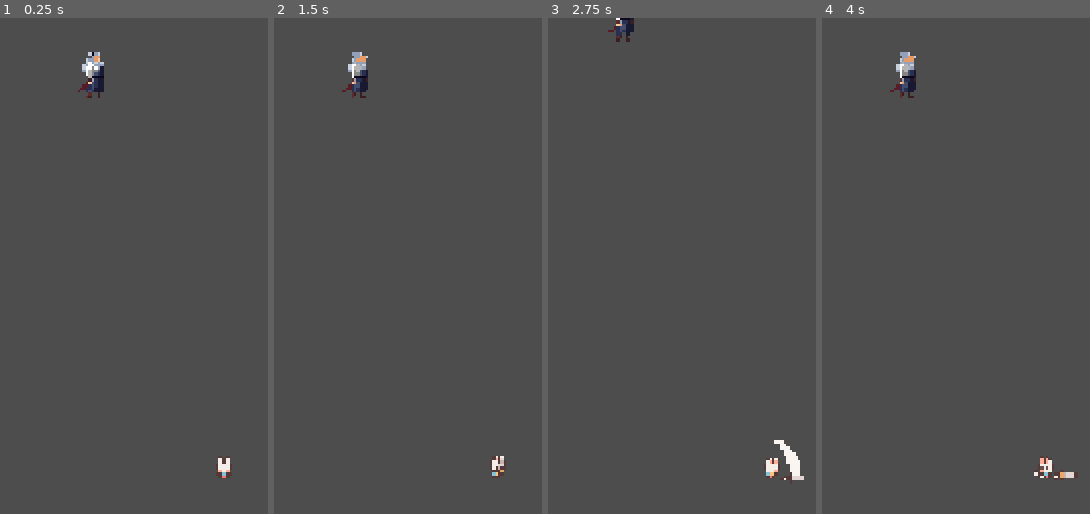
Above: before the commit, frames 1-4 (left to right).
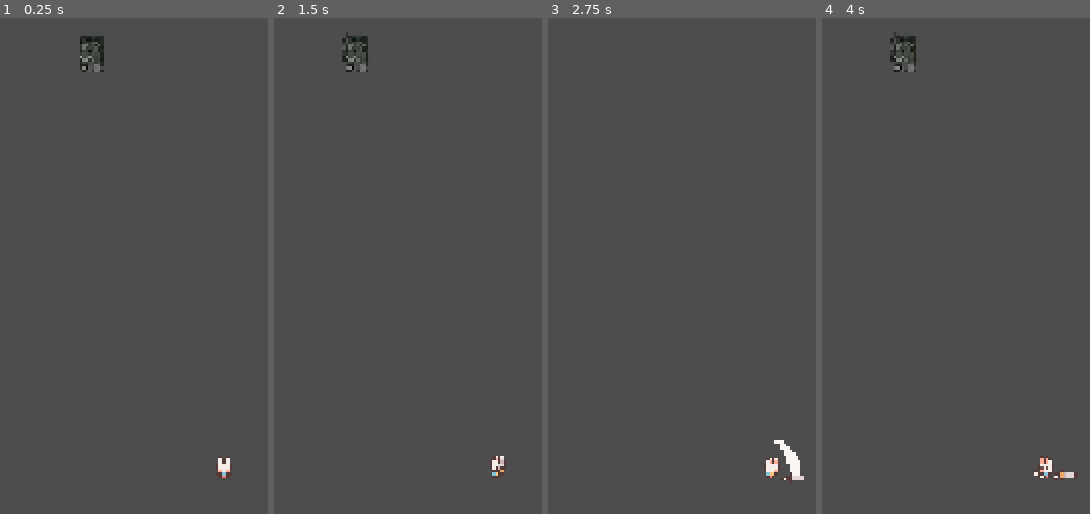
Above: after the commit, the same moments.

Repository: ved0618/MMORPG-Prototype
Game: Godot game, scene res://Scenes/world.tscn
The game is run twice, just before and just after one commit, with the same random seed, the same clock (stepped at 60 frames per second) and the same inputs. This scene is started directly instead of the project's main scene.
Inputs (mouse positions are in pixels of both pictures, inside the frame that each line leads up to):
- Up to frame 1 (0.25 s): no input
- Up to frame 2 (1.5 s): tap Enter at 0.5 s; move the mouse to (outside the picture) at 0.52 s; hold D (move_right) 0.53-1.28 s; click (outside the picture) at 0.6 s; tap Space at 1.25 s; move the mouse to (outside the picture) at 1.27 s; hold S (move_down) from 1.28 s (still down); click (outside the picture) at 1.35 s
- Up to frame 3 (2.75 s): move the mouse to (outside the picture) at 2.02 s; release S (move_down) at 2.03 s; hold D (move_right) from 2.03 s (still down); click (outside the picture) at 2.1 s
- Up to frame 4 (4 s): tap Enter at 2.75 s; move the mouse to (outside the picture) at 2.77 s; release D (move_right) at 2.78 s; hold W (move_up) 2.78-3.53 s; click (outside the picture) at 2.85 s; move the mouse to (outside the picture) at 3.52 s; hold A (move_left) from 3.53 s (still down); click (outside the picture) at 3.6 s

The runs differ from the first frame. In frame 1, 0.8% of the frame differs, in the area x 29-39%, y 3-17%; in frame 2, 0.8%; in frame 3, 0.3%; in frame 4, 0.8%.

Commit message:
i dont know but something isnt committed and im scared to keep it as it is

Diff:
--- /dev/null
+++ b/Scenes/enemy.tscn
@@ -0,0 +1,102 @@
+[gd_scene format=3 uid="uid://yvomw6grvpwm"]
+
+[ext_resource type="Script" uid="uid://2w6ikcjcoxue" path="res://Scenes/enemy.gd" id="1_287tu"]
+[ext_resource type="Texture2D" uid="uid://b2nehortfhqv0" path="res://Assets/Sprites/enemy/wolf_fandbwalk.png" id="2_287tu"]
+[ext_resource type="Script" uid="uid://u7uecna5gvul" path="res://Scenes/hurt_box.gd" id="3_ghaa6"]
+[ext_resource type="Script" uid="uid://dnf5g46hf8s46" path="res://Scenes/health.gd" id="4_1dp5w"]
+
+[sub_resource type="AtlasTexture" id="AtlasTexture_0830c"]
+atlas = ExtResource("2_287tu")
+region = Rect2(31, 3, 31, 31)
+
+[sub_resource type="AtlasTexture" id="AtlasTexture_ghaa6"]
+atlas = ExtResource("2_287tu")
+region = Rect2(31, 37, 31, 31)
+
+[sub_resource type="AtlasTexture" id="AtlasTexture_1dp5w"]
+atlas = ExtResource("2_287tu")
+region = Rect2(31, 71, 31, 31)
+
+[sub_resource type="AtlasTexture" id="AtlasTexture_auwsv"]
+atlas = ExtResource("2_287tu")
+region = Rect2(31, 105, 31, 31)
+
+[sub_resource type="AtlasTexture" id="AtlasTexture_8uf12"]
+atlas = ExtResource("2_287tu")
+region = Rect2(0, 0, 31, 34)
+
+[sub_resource type="AtlasTexture" id="AtlasTexture_po0sg"]
+atlas = ExtResource("2_287tu")
+region = Rect2(0, 34, 31, 34)
+
+[sub_resource type="AtlasTexture" id="AtlasTexture_haro7"]
+atlas = ExtResource("2_287tu")
+region = Rect2(0, 68, 31, 34)
+
+[sub_resource type="AtlasTexture" id="AtlasTexture_56vhr"]
+atlas = ExtResource("2_287tu")
+region = Rect2(0, 102, 31, 34)
+
+[sub_resource type="SpriteFrames" id="SpriteFrames_ijk27"]
+animations = [{
+"frames": [{
+"duration": 1.0,
+"texture": SubResource("AtlasTexture_0830c")
+}, {
+"duration": 1.0,
+"texture": SubResource("AtlasTexture_ghaa6")
+}, {
+"duration": 1.0,
+"texture": SubResource("AtlasTexture_1dp5w")
+}, {
+"duration": 1.0,
+"texture": SubResource("AtlasTexture_auwsv")
+}],
+"loop": 1,
+"name": &"b_walk",
+"speed": 5.0
+}, {
+"frames": [{
+"duration": 1.0,
+"texture": SubResource("AtlasTexture_8uf12")
+}, {
+"duration": 1.0,
+"texture": SubResource("AtlasTexture_po0sg")
+}, {
+"duration": 1.0,
+"texture": SubResource("AtlasTexture_haro7")
+}, {
+"duration": 1.0,
+"texture": SubResource("AtlasTexture_56vhr")
+}],
+"loop": 1,
+"name": &"f_walk",
+"speed": 5.0
+}]
+
+[sub_resource type="CapsuleShape2D" id="CapsuleShape2D_5a7ea"]
+
+[sub_resource type="RectangleShape2D" id="RectangleShape2D_8j60k"]
+
+[node name="Enemy" type="CharacterBody2D" unique_id=1540470422]
+script = ExtResource("1_287tu")
+
+[node name="AnimatedSprite2D" type="AnimatedSprite2D" parent="." unique_id=168252442]
+position = Vector2(-2, -16)
+sprite_frames = SubResource("SpriteFrames_ijk27")
+animation = &"b_walk"
+frame_progress = 0.04515138
+
+[node name="CollisionShape2D" type="CollisionShape2D" parent="." unique_id=1452100587]
+position = Vector2(-3, -16)
+shape = SubResource("CapsuleShape2D_5a7ea")
+
+[node name="HurtBox(Area2D)" type="Area2D" parent="." unique_id=1697679482]
+script = ExtResource("3_ghaa6")
+
+[node name="CollisionShape2D" type="CollisionShape2D" parent="HurtBox(Area2D)" unique_id=1411940675]
+position = Vector2(-3, -14)
+shape = SubResource("RectangleShape2D_8j60k")
+
+[node name="Health(Node)" type="Node" parent="." unique_id=2084881863]
+script = ExtResource("4_1dp5w")
--- a/Scenes/world.gd
+++ b/Scenes/world.gd
@@ -10,11 +10,6 @@
 
 
 func _ready() -> void:
-	print("=== WORLD READY ===")
-	print("Is Server: ", multiplayer.is_server())
-	print("My Peer ID: ", multiplayer.get_unique_id())
-	print("===================")
-
 	player_spawner.spawn_function = _spawn_custom_player
 
 	multiplayer.peer_connected.connect(_peer_connected)
--- a/Scenes/world.tscn
+++ b/Scenes/world.tscn
@@ -2,93 +2,8 @@
 
 [ext_resource type="Script" uid="uid://dv4y544h6e7yj" path="res://Scenes/world.gd" id="1_fo5ed"]
 [ext_resource type="PackedScene" uid="uid://bnre5t3yih46x" path="res://Scenes/map_01.tscn" id="2_o06y3"]
-[ext_resource type="Script" uid="uid://u7uecna5gvul" path="res://Scenes/hurt_box.gd" id="3_5a7ea"]
-[ext_resource type="Script" uid="uid://2w6ikcjcoxue" path="res://Scenes/enemy.gd" id="3_8j60k"]
 [ext_resource type="PackedScene" uid="uid://0xouawn5xdtj" path="res://Scenes/map_02.tscn" id="3_k7acu"]
-[ext_resource type="Texture2D" uid="uid://3t0sydvufqre" path="res://Assets/Sprites/Player/FREE_Samurai 2D Pixel Art v1.2/Sprites/IDLE.png" id="4_fo5ed"]
-[ext_resource type="Script" uid="uid://dnf5g46hf8s46" path="res://Scenes/health.gd" id="6_5ukr8"]
-
-[sub_resource type="AtlasTexture" id="AtlasTexture_5ukr8"]
-atlas = ExtResource("4_fo5ed")
-region = Rect2(0, 0, 96, 96)
-
-[sub_resource type="AtlasTexture" id="AtlasTexture_o06y3"]
-atlas = ExtResource("4_fo5ed")
-region = Rect2(96, 0, 96, 96)
-
-[sub_resource type="AtlasTexture" id="AtlasTexture_k7acu"]
-atlas = ExtResource("4_fo5ed")
-region = Rect2(192, 0, 96, 96)
-
-[sub_resource type="AtlasTexture" id="AtlasTexture_5v1tr"]
-atlas = ExtResource("4_fo5ed")
-region = Rect2(288, 0, 96, 96)
-
-[sub_resource type="AtlasTexture" id="AtlasTexture_0fj1v"]
-atlas = ExtResource("4_fo5ed")
-region = Rect2(384, 0, 96, 96)
-
-[sub_resource type="AtlasTexture" id="AtlasTexture_ikia7"]
-atlas = ExtResource("4_fo5ed")
-region = Rect2(480, 0, 96, 96)
-
-[sub_resource type="AtlasTexture" id="AtlasTexture_7yui6"]
-atlas = ExtResource("4_fo5ed")
-region = Rect2(576, 0, 96, 96)
-
-[sub_resource type="AtlasTexture" id="AtlasTexture_c5t2i"]
-atlas = ExtResource("4_fo5ed")
-region = Rect2(672, 0, 96, 96)
-
-[sub_resource type="AtlasTexture" id="AtlasTexture_e0ngr"]
-atlas = ExtResource("4_fo5ed")
-region = Rect2(768, 0, 96, 96)
-
-[sub_resource type="AtlasTexture" id="AtlasTexture_kn0ld"]
-atlas = ExtResource("4_fo5ed")
-region = Rect2(864, 0, 96, 96)
-
-[sub_resource type="SpriteFrames" id="SpriteFrames_ijk27"]
-animations = [{
-"frames": [{
-"duration": 1.0,
-"texture": SubResource("AtlasTexture_5ukr8")
-}, {
-"duration": 1.0,
-"texture": SubResource("AtlasTexture_o06y3")
-}, {
-"duration": 1.0,
-"texture": SubResource("AtlasTexture_k7acu")
-}, {
-"duration": 1.0,
-"texture": SubResource("AtlasTexture_5v1tr")
-}, {
-"duration": 1.0,
-"texture": SubResource("AtlasTexture_0fj1v")
-}, {
-"duration": 1.0,
-"texture": SubResource("AtlasTexture_ikia7")
-}, {
-"duration": 1.0,
-"texture": SubResource("AtlasTexture_7yui6")
-}, {
-"duration": 1.0,
-"texture": SubResource("AtlasTexture_c5t2i")
-}, {
-"duration": 1.0,
-"texture": SubResource("AtlasTexture_e0ngr")
-}, {
-"duration": 1.0,
-"texture": SubResource("AtlasTexture_kn0ld")
-}],
-"loop": 1,
-"name": &"test_animation",
-"speed": 5.0
-}]
-
-[sub_resource type="CapsuleShape2D" id="CapsuleShape2D_5a7ea"]
-
-[sub_resource type="RectangleShape2D" id="RectangleShape2D_8j60k"]
+[ext_resource type="PackedScene" uid="uid://yvomw6grvpwm" path="res://Scenes/enemy.tscn" id="4_8j60k"]
 
 [node name="World" type="Node2D" unique_id=1507974554]
 script = ExtResource("1_fo5ed")
@@ -125,23 +40,5 @@
 [node name="Spawn6" type="Marker2D" parent="SpawnPoints" unique_id=1416156938]
 position = Vector2(189, 183)
 
-[node name="Enemy" type="CharacterBody2D" parent="." unique_id=641600731]
+[node name="Enemy" parent="." unique_id=1540470422 instance=ExtResource("4_8j60k")]
 position = Vector2(504, 315)
-script = ExtResource("3_8j60k")
-
-[node name="AnimatedSprite2D" type="AnimatedSprite2D" parent="Enemy" unique_id=979811106]
-position = Vector2(-2, -16)
-sprite_frames = SubResource("SpriteFrames_ijk27")
-animation = &"test_animation"
-
-[node name="CollisionShape2D" type="CollisionShape2D" parent="Enemy" unique_id=1859041998]
-shape = SubResource("CapsuleShape2D_5a7ea")
-
-[node name="HurtBox(Area2D)" type="Area2D" parent="Enemy" unique_id=1877518037]
-script = ExtResource("3_5a7ea")
-
-[node name="CollisionShape2D" type="CollisionShape2D" parent="Enemy/HurtBox(Area2D)" unique_id=547391416]
-shape = SubResource("RectangleShape2D_8j60k")
-
-[node name="Health(Node)" type="Node" parent="Enemy" unique_id=915966666]
-script = ExtResource("6_5ukr8")
Binary file added: Assets/Sprites/enemy/wolf_fandbwalk.png
Not shown, added: Assets/Sprites/enemy/wolf_fandbwalk.png.import
